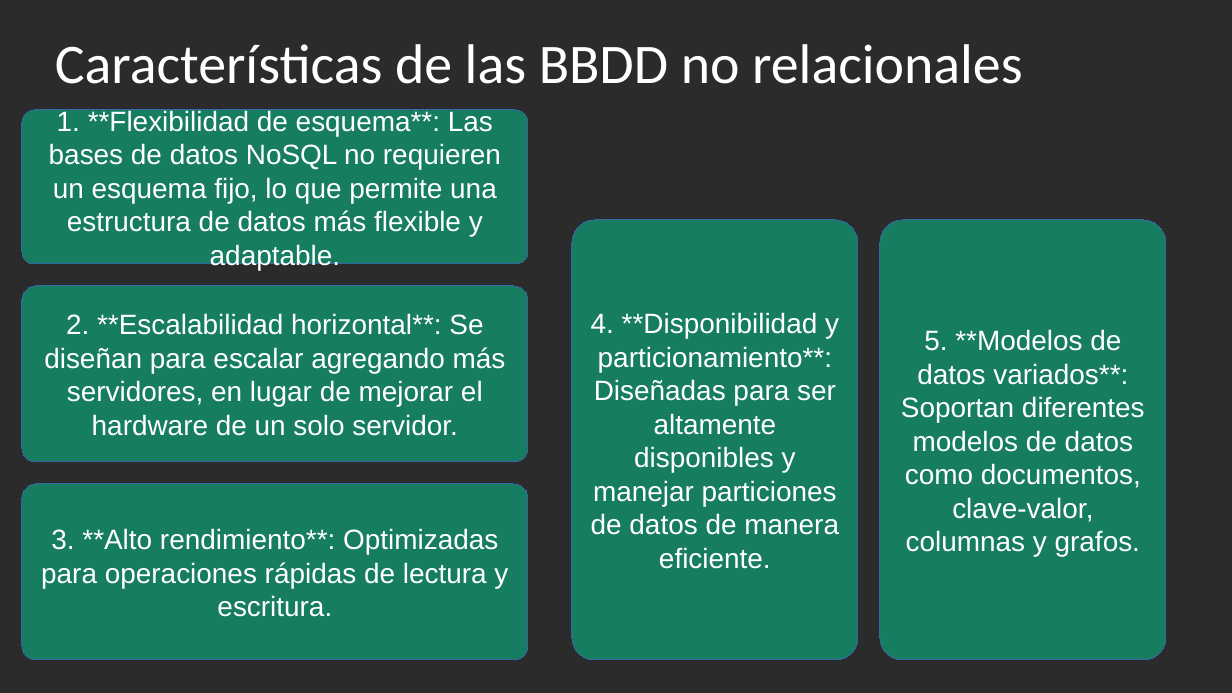
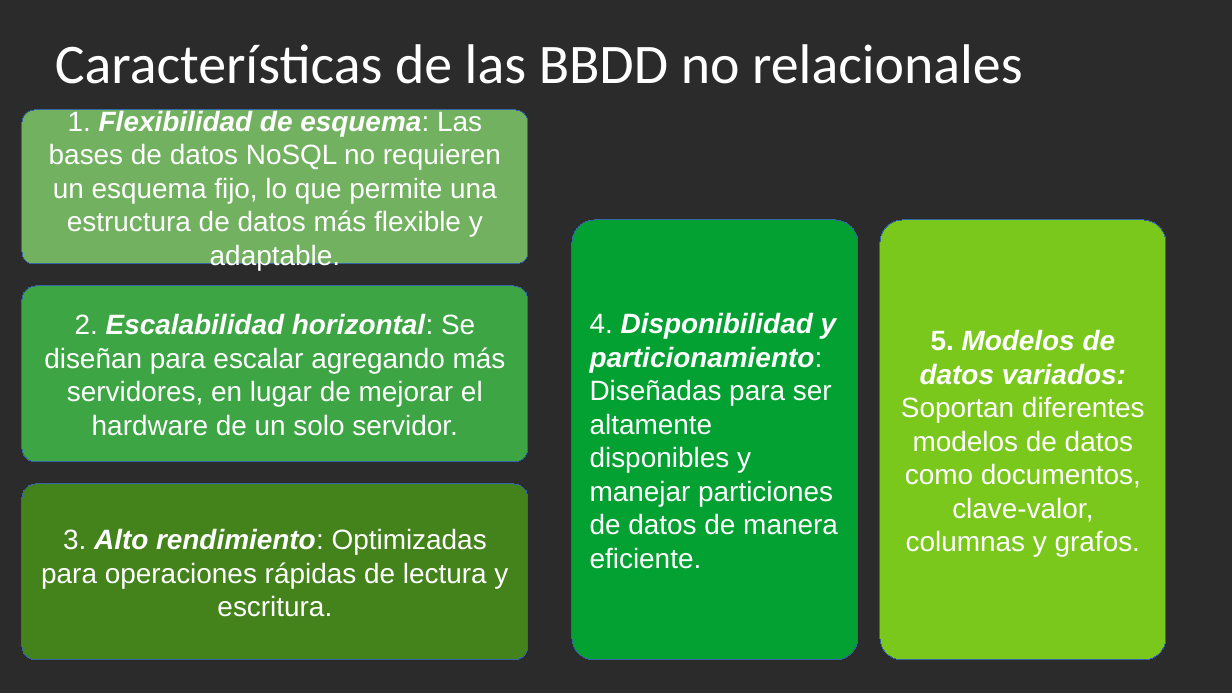
Before and after one commit to gineeesss/BBDD, a slide deck: slide 3 of 3 Trimestre/mongoDb/Ginés_bbddNoSQL.odp. Drawn at 1232x693 pixels with LibreOffice and Linux fonts; fonts in the diff are those of the drawing; background and template pictures are left out; a plain dark background stands for a picture behind light text. Boxes give left, top, right and bottom in pixels: in the first picture for what was removed or moved away, otherwise in the second. Text is boxed around its words. In the diff, an @@ line names an element or a change of style, - is before the commit and + after.

```diff
--- a/3 Trimestre/mongoDb/Ginés_bbddNoSQL.odp
+++ b/3 Trimestre/mongoDb/Ginés_bbddNoSQL.odp
@@ rounded rectangle "1. Flexibilidad de esquema: Las ..." at bbox=[22, 110, 529, 264]: fill #158466 at 93% opacity to #77BC65 at 93% opacity @@
@@ text in rounded rectangle at bbox=[49, 109, 501, 270]: text changed @@
-1. **Flexibilidad de esquema**: Las bases de datos NoSQL no requieren un esquema fijo, lo que permite una estructura de datos más flexible y adaptable.
+1. Flexibilidad de esquema: Las bases de datos NoSQL no requieren un esquema fijo, lo que permite una estructura de datos más flexible y adaptable.
@@ freeform shape "4. Disponibilidad y particionamiento: Diseñadas ..." at bbox=[572, 220, 859, 661]: fill #158466 at 93% opacity to #00A933 at 93% opacity @@
@@ freeform shape "5. Modelos de datos variados: ..." at bbox=[880, 220, 1166, 661]: fill #158466 at 93% opacity to #81D41A at 93% opacity @@
@@ rounded rectangle "2. Escalabilidad horizontal: Se diseñan ..." at bbox=[22, 286, 529, 462]: fill #158466 at 93% opacity to #3FAF46 at 93% opacity @@
@@ text in rounded rectangle at bbox=[44, 313, 506, 436]: text changed @@
-2. **Escalabilidad horizontal**: Se diseñan para escalar agregando más servidores, en lugar de mejorar el hardware de un solo servidor.
+2. Escalabilidad horizontal: Se diseñan para escalar agregando más servidores, en lugar de mejorar el hardware de un solo servidor.
@@ text in freeform shape at bbox=[590, 312, 838, 569]: text changed @@
-4. **Disponibilidad y particionamiento**: Diseñadas para ser altamente disponibles y manejar particiones de datos de manera eficiente.
+4. Disponibilidad y particionamiento: Diseñadas para ser altamente disponibles y manejar particiones de datos de manera eficiente.
@@ text in freeform shape at bbox=[901, 329, 1145, 556]: text changed @@
-5. **Modelos de datos variados**: Soportan diferentes modelos de datos como documentos, clave-valor, columnas y grafos.
+5. Modelos de datos variados: Soportan diferentes modelos de datos como documentos, clave-valor, columnas y grafos.
@@ rounded rectangle "3. Alto rendimiento: Optimizadas para ..." at bbox=[22, 484, 529, 660]: fill #158466 at 93% opacity to #468A1A at 93% opacity @@
@@ text in rounded rectangle at bbox=[41, 528, 508, 617]: text changed @@
-3. **Alto rendimiento**: Optimizadas para operaciones rápidas de lectura y escritura.
+3. Alto rendimiento: Optimizadas para operaciones rápidas de lectura y escritura.
```
Also in this commit, not shown: 7 other slides changed, 4 slides added, 2 slides removed, 2 other files.
